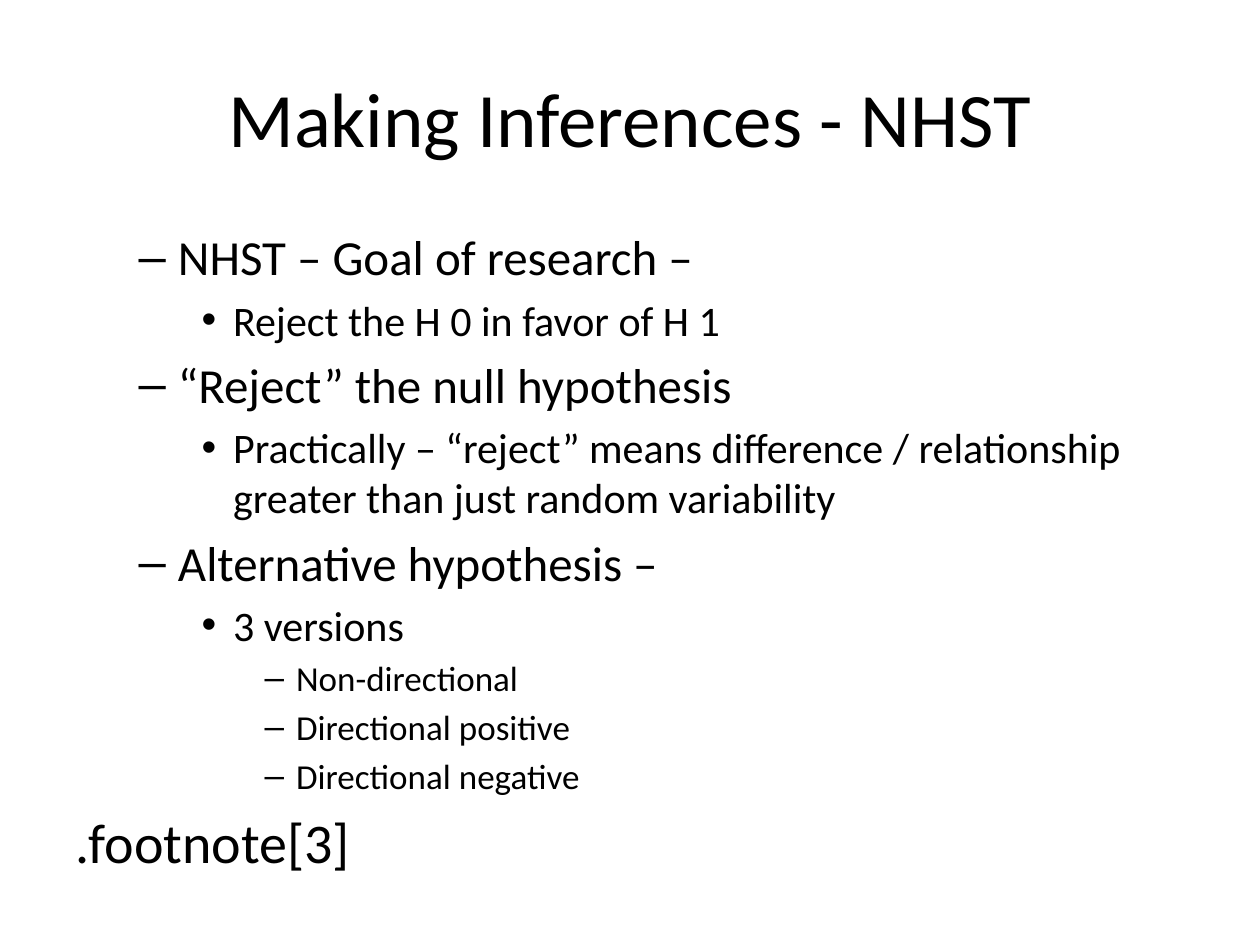
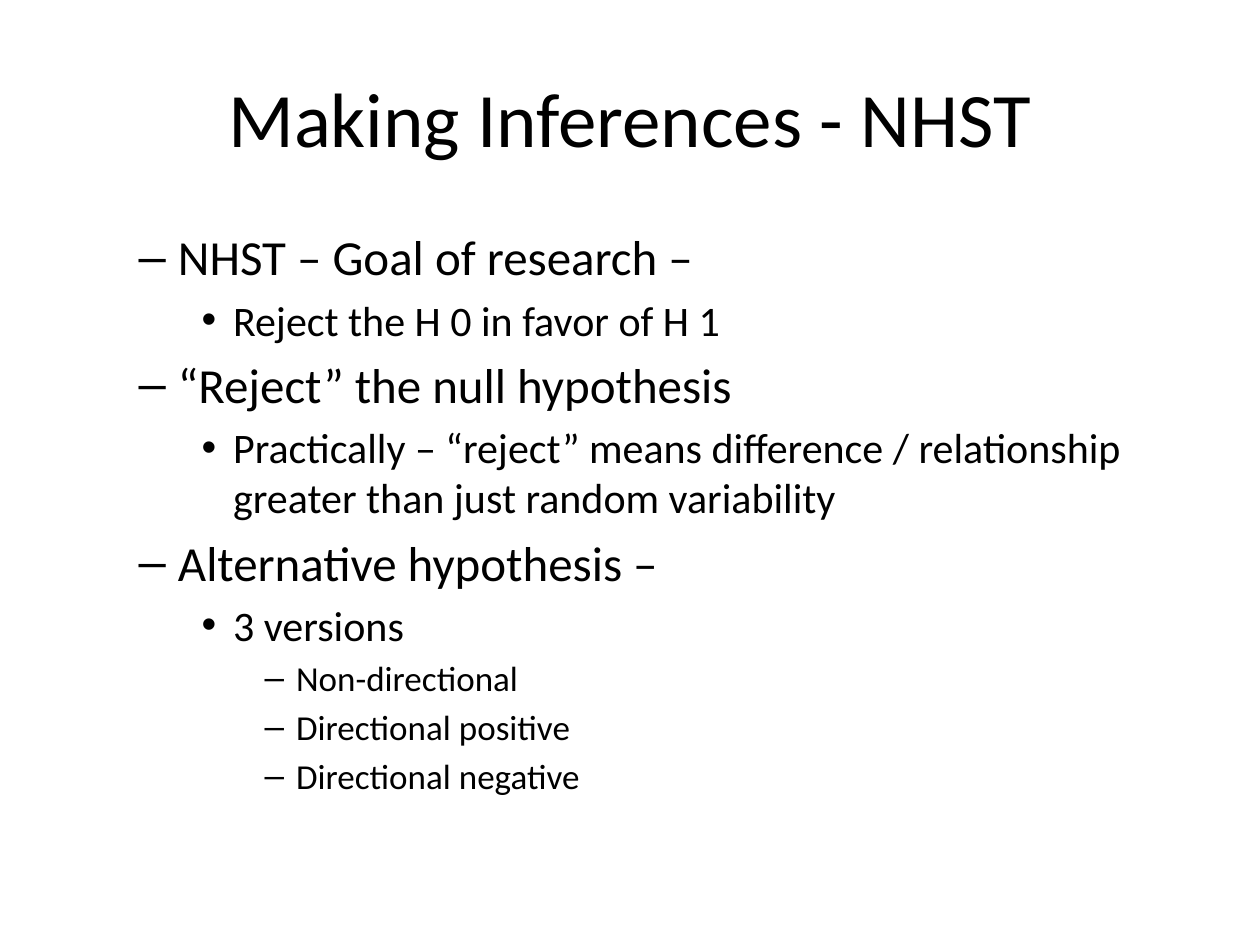
Before and after one commit to classes-medb/5510, a slide deck: slide 5 of src/video-12-data-analysis.pptx. Drawn at 1260x945 pixels with LibreOffice and Linux fonts; fonts in the diff are those of the drawing. Boxes give left, top, right and bottom in pixels: in the first picture for what was removed or moved away, otherwise in the second. Text is boxed around its words. In the diff, an @@ line names an element or a change of style, - is before the commit and + after.

```diff
--- a/src/video-12-data-analysis.pptx
+++ b/src/video-12-data-analysis.pptx
@@ text at [76,822,350,871]: paragraph removed @@
-.footnote[3]
```
Also in this commit, not shown: 30 other slides changed, 12 slides added, 9 slides removed, 11 other files.
